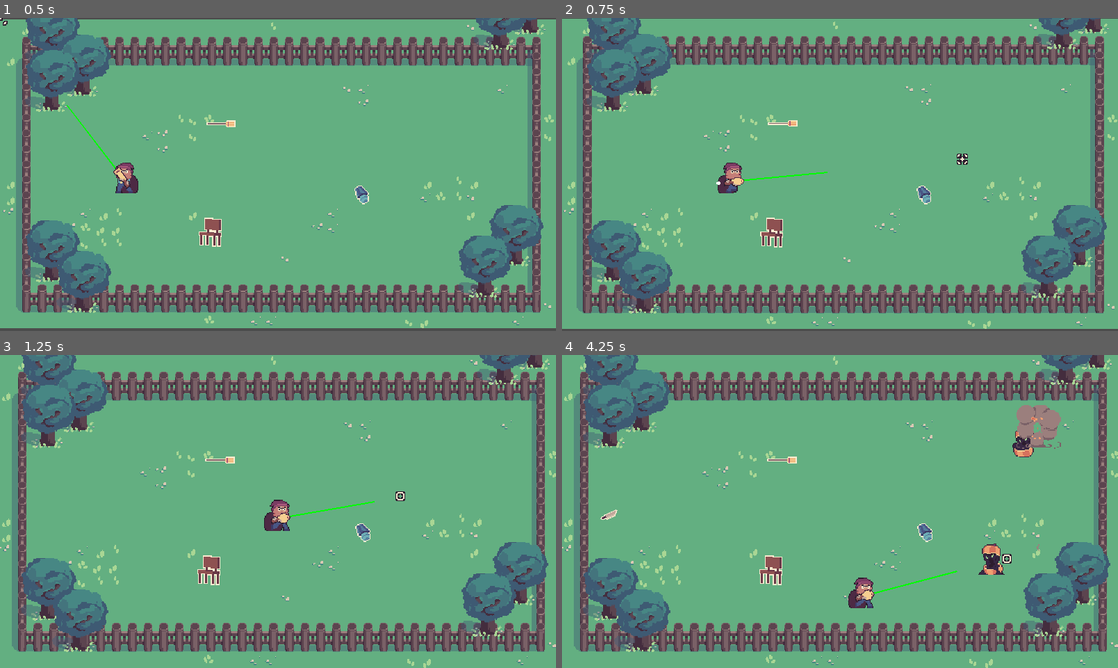
Above: before the commit, frames 1-4 (two rows, left to right).
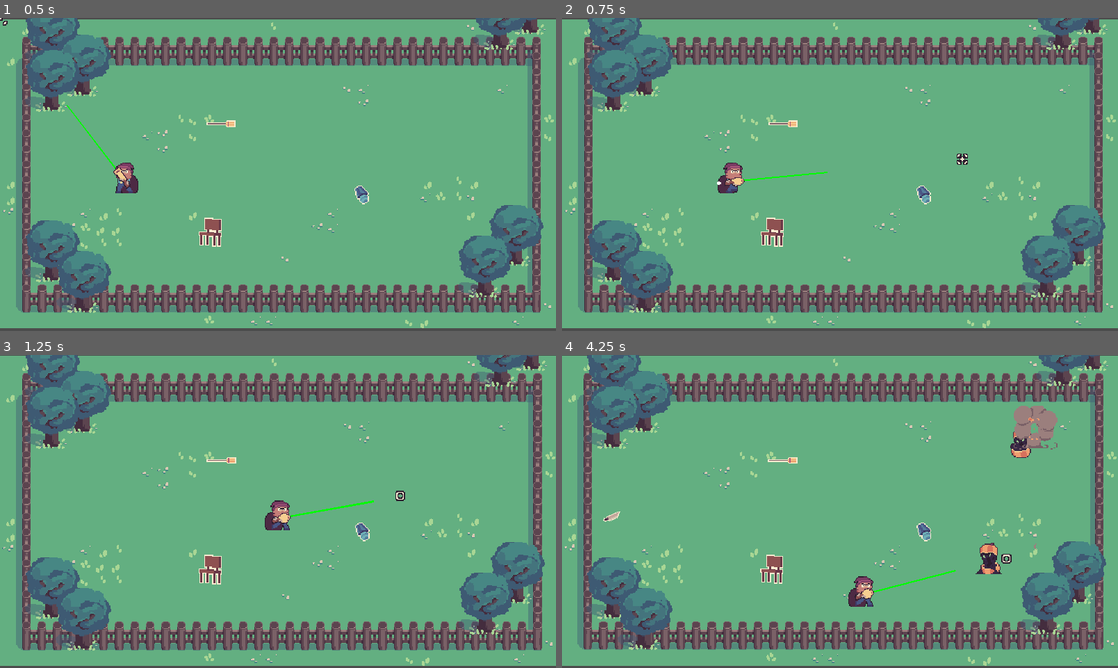
Above: after the commit, the same moments.

Repository: OceanBoy612/BrackeysJam2021
Game: Godot game, scene res://Code/World.tscn
Two runs of this game, one before a commit and one after it. Both use one fixed random seed, a clock stepped at 60 frames per second and the inputs below.
Inputs (mouse positions are in pixels of both pictures, inside the frame that each line leads up to):
- Up to frame 1 (0.5 s): no input
- Up to frame 2 (0.75 s): move the mouse to (962, 158) at 0.52 s; press the mouse at (962, 158) at 0.53 s; hold Right (ui_right) from 0.53 s (still down)
- Up to frame 3 (1.25 s): keep holding Right (ui_right)
- Up to frame 4 (4.25 s): move the mouse to (728, 527) at 1.27 s; release Right (ui_right) at 1.28 s; release the mouse at (728, 527) at 1.28 s; hold Down (ui_down) 1.28-2.03 s; click (728, 527) at 1.35 s; move the mouse to (895, 442) at 2.02 s; press the mouse at (895, 442) at 2.03 s; hold Right (ui_right) 2.03-2.78 s; move the mouse to (812, 574) at 2.77 s; release the mouse at (812, 574) at 2.78 s; hold Up (ui_up) 2.78-3.53 s; click (812, 574) at 2.85 s; move the mouse to (1006, 558) at 3.52 s; press the mouse at (1006, 558) at 3.53 s; hold Left (ui_left) from 3.53 s (still down)

Frame 1 is identical in both runs. In frame 2, 7.0% of the frame differs, in the area x 0-100%, y 0-100%; in frame 3, 17%; in frame 4, 18%.

Commit message:
Tweaked the vibration and zoom

Diff:
--- a/src/Code/Camera2D.gd
+++ b/src/Code/Camera2D.gd
@@ -19,16 +19,17 @@
 		do_zoom()
 
 var zooming = 0.0
-var max_zoom = 0.2
-var zoom_decay = 0.3
-var zoom_factor = 0.054
+var zoom_vel = 0.0
+var max_zoom = 0.3
+var zoom_decay = 1.6
+var zoom_factor = 0.28
 
 func add_zoom(amount):
 	zooming = min(zooming+amount*zoom_factor, max_zoom)
 
 func do_zoom():
-	var zoom_amount = 1-zooming
-	zoom = Vector2(zoom_amount, zoom_amount)
+	var amount = 1-pow(zooming, 2)
+	zoom = Vector2(amount, amount)
 
 """
 
@@ -47,7 +48,7 @@
 export var max_offset = Vector2(100, 75)  # Maximum hor/ver shake in pixels.
 export var max_roll = 0.1  # Maximum rotation in radians (use sparingly).
 export (NodePath) var target  # Assign the node this camera will follow.
-export(float, 0, 1, 0.02) var max_trauma = 1  # max trauma
+export(float, 0, 1, 0.02) var max_trauma = 0.2  # max trauma
 export(bool) var only_x = false setget _set_only_x
 export(bool) var only_y = false setget _set_only_y
 
--- a/src/Code/World.gd
+++ b/src/Code/World.gd
@@ -7,7 +7,8 @@
 
 func on_player_charged():
 	$Camera2D.add_zoom(0.1)
+	$Camera2D.add_trauma(0.016)
 
 func on_player_shot():
 	$Camera2D.add_trauma(0.2)
-	$Camera2D.add_zoom(0.3)
+#	$Camera2D.add_zoom(0.2)
